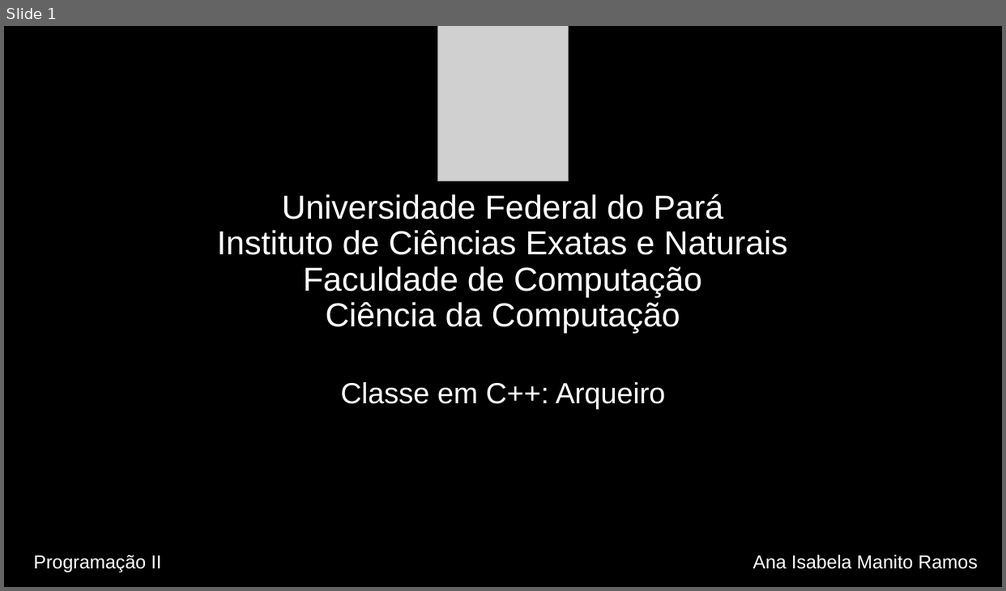
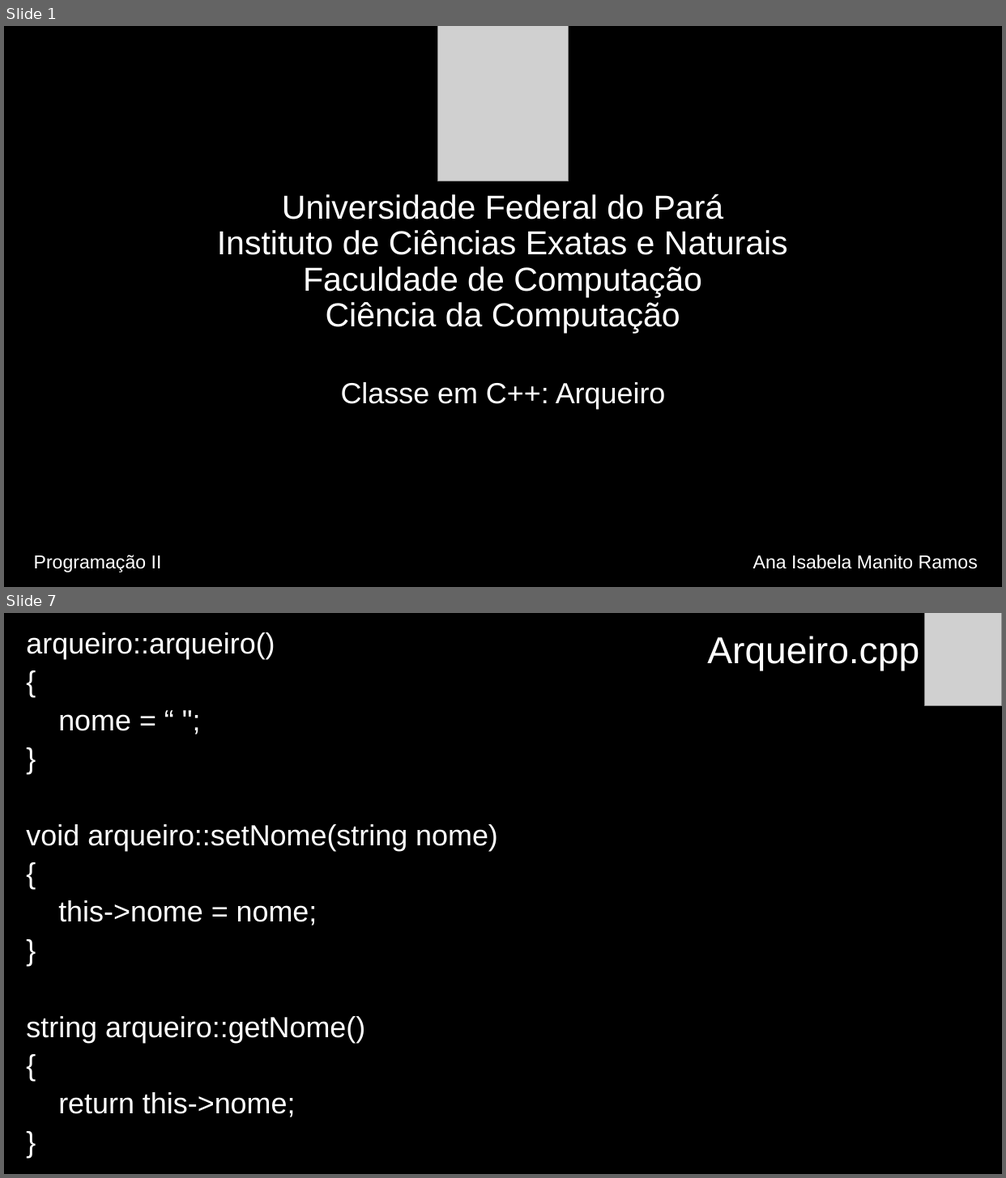
Before and after one commit to anaisabelamr/Arqueiro, a slide deck: Arqueiro/Arqueiro.pptx. Shown one above the other, each under a label of ours: slide 1 before the commit, slides 1 and 7 after it; the slides between them are not shown. The pictures are 1006x591 and 1006x1178 pixels, drawn with LibreOffice and Linux fonts; fonts in the diff are those of the drawing; grey boxes stand for pictures. Boxes give left, top, right and bottom in pixels: in the first picture for what was removed or moved away, otherwise in the second. Text is boxed around its words. In the diff, an @@ line names an element or a change of style, - is before the commit and + after.

```diff
--- a/Arqueiro/Arqueiro.pptx
+++ b/Arqueiro/Arqueiro.pptx
@@ slide 7 added at box(4, 613, 1002, 1174), background #000000 @@
@@ text added at box(26, 632, 498, 1118), 28 pt, text #FFFFFF @@
+arqueiro::arqueiro()
+{
+nome = “ ";
+}
+void arqueiro::setNome(string nome)
+{
+this->nome = nome;
+}
+string arqueiro::getNome()
+{
+return this->nome;
+}
@@ title added at box(707, 636, 919, 671), 36 pt, text #FFFFFF @@
+Arqueiro.cpp
@@ picture added at box(925, 613, 1002, 706) @@
```
Also in this commit, not shown: 5 slides changed, 5 other slides added, 14 other files.
